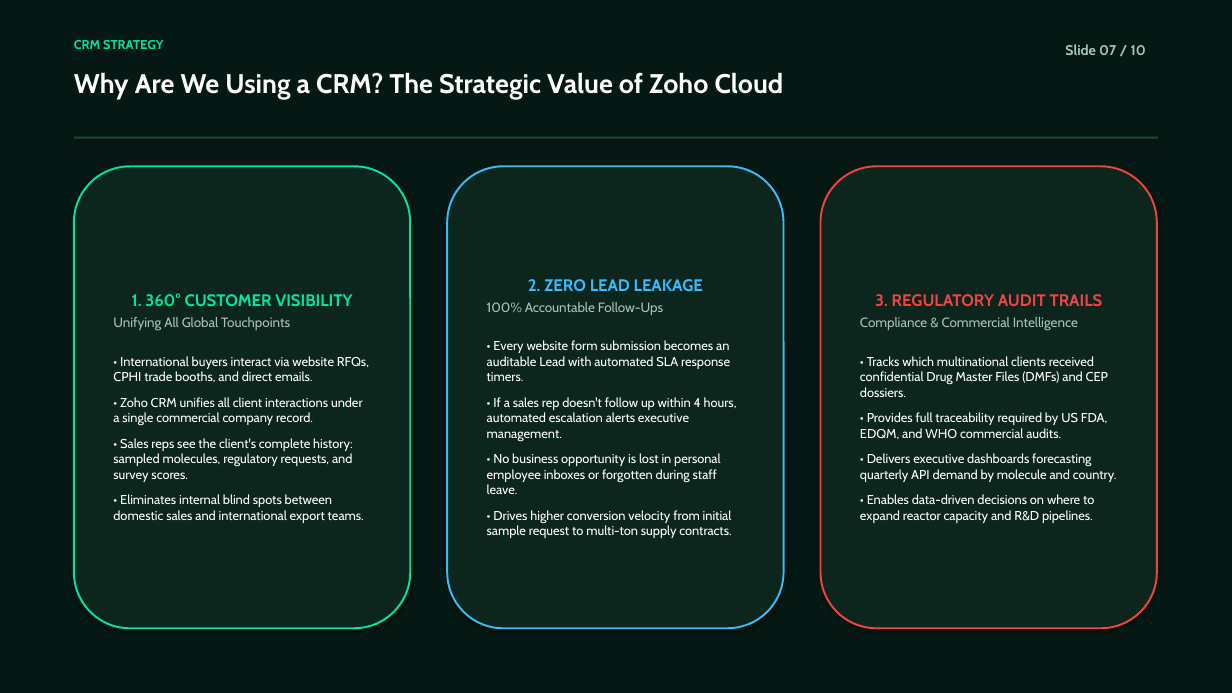
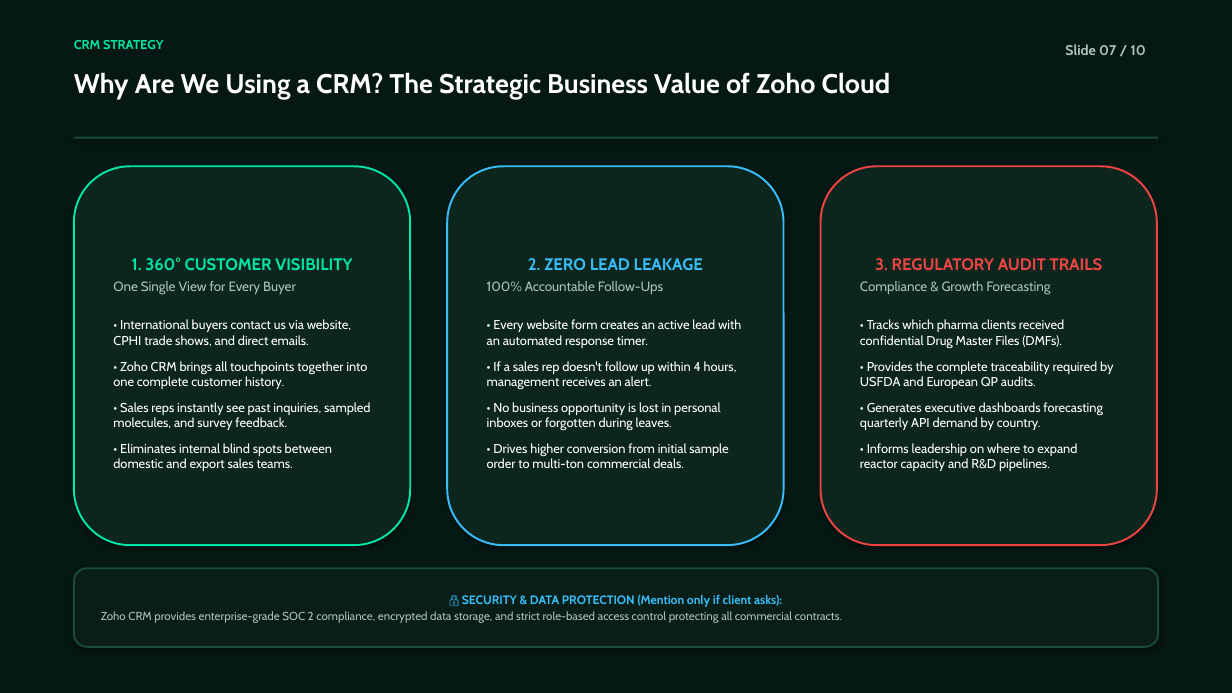
Before and after one commit to saikrishna-bethamcharla/vasudhapharma-green, a slide deck: slide 7 of Vasudha_Pharma_Client_Presentation.pptx. Drawn at 1232x693 pixels with LibreOffice and Linux fonts; fonts in the diff are those of the drawing. Boxes give left, top, right and bottom in pixels: in the first picture for what was removed or moved away, otherwise in the second. Text is boxed around its words. In the diff, an @@ line names an element or a change of style, - is before the commit and + after.

Commit message:
feat(presentation): add corporate theme, real UI screenshots, organograms, and AI intelligence

```diff
--- a/Vasudha_Pharma_Client_Presentation.pptx
+++ b/Vasudha_Pharma_Client_Presentation.pptx
@@ text at (x1=74, y1=72, x2=891, y2=99): text changed @@
-Why Are We Using a CRM? The Strategic Value of Zoho Cloud
+Why Are We Using a CRM? The Strategic Business Value of Zoho Cloud
@@ rounded rectangle "1. 360° CUSTOMER VISIBILITY" resized from (x1=74, y1=166, x2=410, y2=628) to (x1=74, y1=166, x2=410, y2=545) @@
@@ rounded rectangle "2. ZERO LEAD LEAKAGE" resized from (x1=447, y1=166, x2=784, y2=628) to (x1=447, y1=166, x2=784, y2=545) @@
@@ rounded rectangle "3. REGULATORY AUDIT TRAILS" resized from (x1=821, y1=166, x2=1157, y2=628) to (x1=821, y1=166, x2=1157, y2=545) @@
@@ text in rounded rectangle at (x1=113, y1=281, x2=370, y2=471): text changed @@
-Unifying All Global Touchpoints
-• International buyers interact via website RFQs, CPHI trade booths, and direct emails.
-• Zoho CRM unifies all client interactions under a single commercial company record.
-• Sales reps see the client's complete history: sampled molecules, regulatory requests, and survey scores.
-• Eliminates internal blind spots between domestic sales and international export teams.
+One Single View for Every Buyer
+• International buyers contact us via website, CPHI trade shows, and direct emails.
+• Zoho CRM brings all touchpoints together into one complete customer history.
+• Sales reps instantly see past inquiries, sampled molecules, and survey feedback.
+• Eliminates internal blind spots between domestic and export sales teams.
@@ text in rounded rectangle at (x1=860, y1=281, x2=1113, y2=471): text changed @@
-Compliance & Commercial Intelligence
-• Tracks which multinational clients received confidential Drug Master Files (DMFs) and CEP dossiers.
-• Provides full traceability required by US FDA, EDQM, and WHO commercial audits.
-• Delivers executive dashboards forecasting quarterly API demand by molecule and country.
-• Enables data-driven decisions on where to expand reactor capacity and R&D pipelines.
+Compliance & Growth Forecasting
+• Tracks which pharma clients received confidential Drug Master Files (DMFs).
+• Provides the complete traceability required by USFDA and European QP audits.
+• Generates executive dashboards forecasting quarterly API demand by country.
+• Informs leadership on where to expand reactor capacity and R&D pipelines.
@@ text in rounded rectangle at (x1=487, y1=319, x2=741, y2=468): text changed @@
-• Every website form submission becomes an auditable Lead with automated SLA response timers.
-• If a sales rep doesn't follow up within 4 hours, automated escalation alerts executive management.
-• No business opportunity is lost in personal employee inboxes or forgotten during staff leave.
-• Drives higher conversion velocity from initial sample request to multi-ton supply contracts.
+• Every website form creates an active lead with an automated response timer.
+• If a sales rep doesn't follow up within 4 hours, management receives an alert.
+• No business opportunity is lost in personal inboxes or forgotten during leaves.
+• Drives higher conversion from initial sample order to multi-ton commercial deals.
@@ rounded rectangle added at (x1=74, y1=568, x2=1158, y2=647), fill #0A1E18, outline #1A4A3A 1.5 pt, 9 pt, text #A7C4B8 @@
+🔒 SECURITY & DATA PROTECTION (Mention only if client asks):
+Zoho CRM provides enterprise-grade SOC 2 compliance, encrypted data storage, and strict role-based access control protecting all commercial contracts.
```
Also in this commit, not shown: 4 other slides changed, 5 slides added, 5 slides removed, 9 other files.
